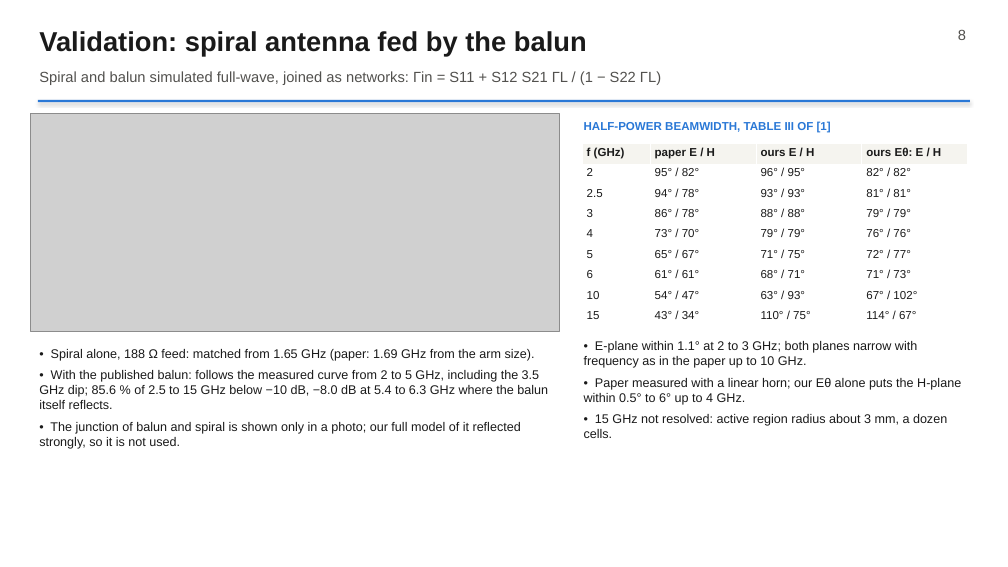
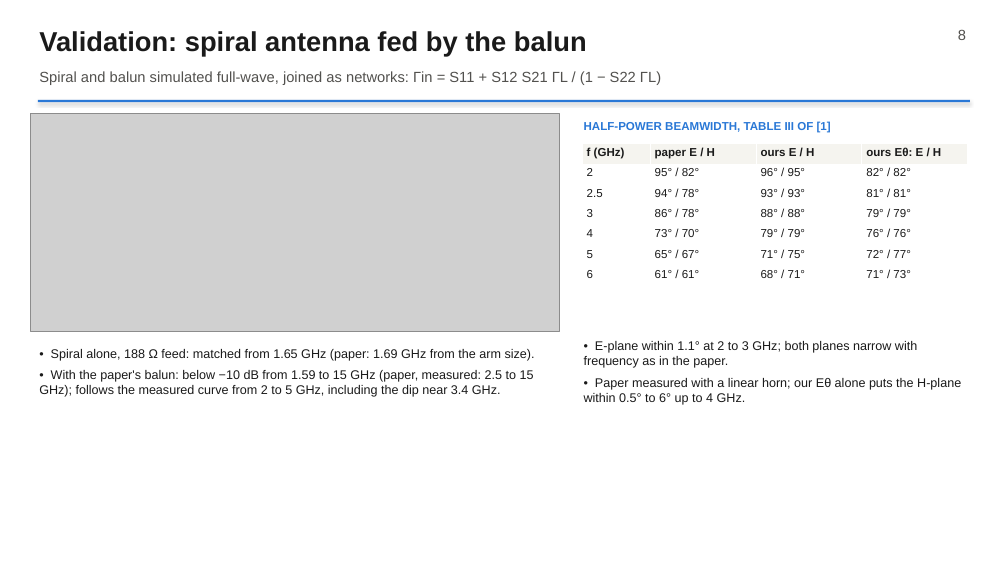
Before and after one commit to RushilJ2603/wideband-balun, a slide deck: slide 8 of slides/Wideband_Balun.pptx. Drawn at 1008x567 pixels with LibreOffice and Linux fonts; fonts in the diff are those of the drawing; grey boxes stand for pictures. Boxes give left, top, right and bottom in pixels: in the first picture for what was removed or moved away, otherwise in the second. Text is boxed around its words. In the diff, an @@ line names an element or a change of style, - is before the commit and + after.

Commit message:
Report, slides and README on the paper design

```diff
--- a/slides/Wideband_Balun.pptx
+++ b/slides/Wideband_Balun.pptx
@@ table at [582,144,968,287] @@
-row 8: 10 | 54° / 47° | 63° / 93° | 67° / 102°
-row 9: 15 | 43° / 34° | 110° / 75° | 114° / 67°
@@ text at [584,341,917,368]: text changed @@
-• E-plane within 1.1° at 2 to 3 GHz; both planes narrow with frequency as in the paper up to 10 GHz.
+• E-plane within 1.1° at 2 to 3 GHz; both planes narrow with frequency as in the paper.
@@ text at [39,370,534,397]: text changed @@
-• With the published balun: follows the measured curve from 2 to 5 GHz, including the 3.5 GHz dip; 85.6 % of 2.5 to 15 GHz below −10 dB, −8.0 dB at 5.4 to 6.3 GHz where the balun itself reflects.
-• The junction of balun and spiral is shown only in a photo; our full model of it reflected strongly, so it is not used.
+• With the paper's balun: below −10 dB from 1.59 to 15 GHz (paper, measured: 2.5 to 15 GHz); follows the measured curve from 2 to 5 GHz, including the dip near 3.4 GHz.
@@ text at [584,414,947,438]: paragraph removed @@
-• 15 GHz not resolved: active region radius about 3 mm, a dozen cells.
```
Also in this commit, not shown: 8 other slides changed, 7 other files.
